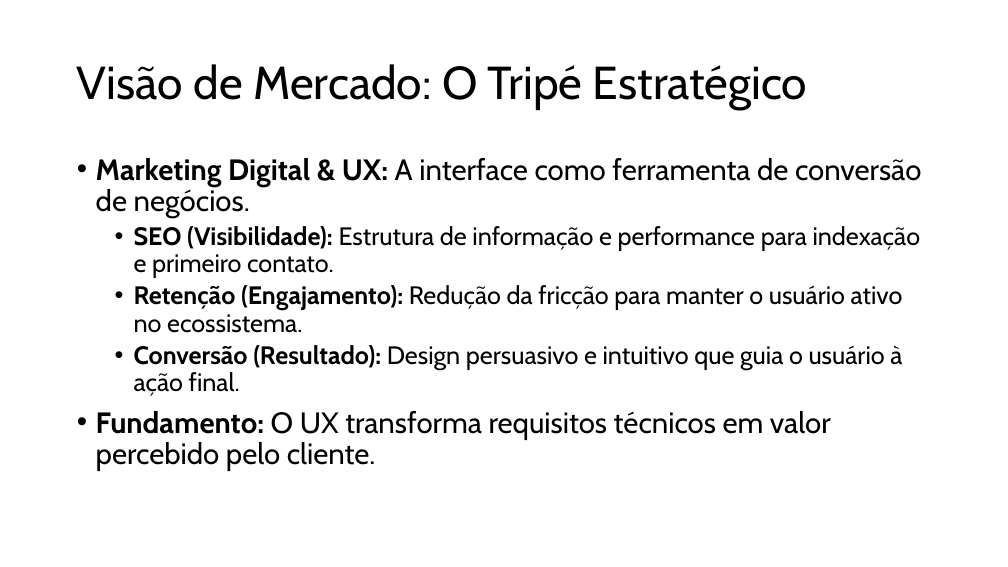
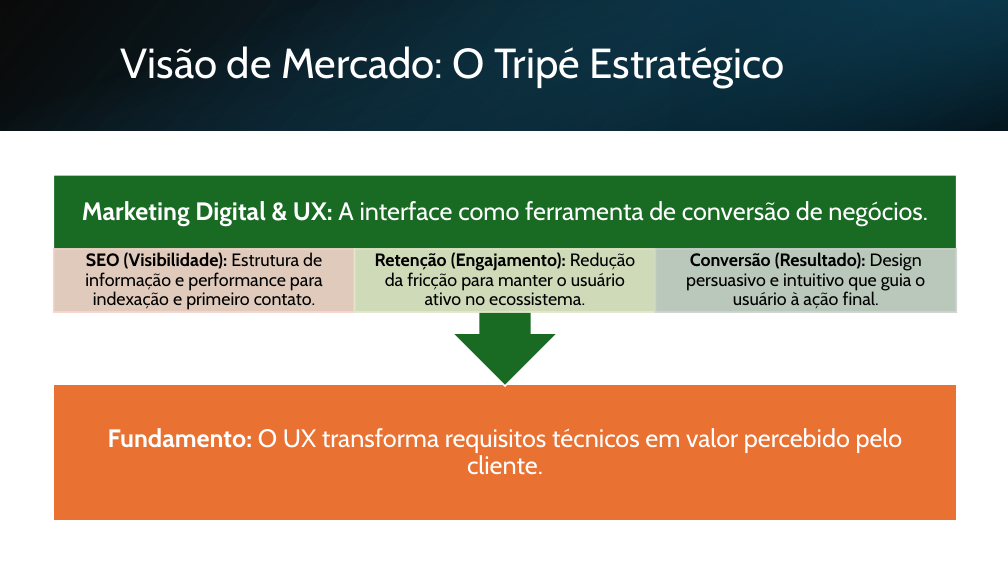
Before and after one commit to spositoL/pericia.judicial, a slide deck: slide 3 of documentos/aulas/aula-27-02-2026-expositiva-ergonomia-cognitiva-e-fisica-no-design.pptx. Drawn at 1008x567 pixels with LibreOffice and Linux fonts; fonts in the diff are those of the drawing. Boxes give left, top, right and bottom in pixels: in the first picture for what was removed or moved away, otherwise in the second. Text is boxed around its words. In the diff, an @@ line names an element or a change of style, - is before the commit and + after.

```diff
--- a/documentos/aulas/aula-27-02-2026-expositiva-ergonomia-cognitiva-e-fisica-no-design.pptx
+++ b/documentos/aulas/aula-27-02-2026-expositiva-ergonomia-cognitiva-e-fisica-no-design.pptx
@@ rectangle added at bbox=[0, 0, 1008, 130], fill gradient #000000 to #104862 @@
@@ rectangle added at bbox=[0, 0, 1008, 130], fill gradient #156082 to #000000 @@
@@ title "Visão de Mercado: O Tripé ...": place and size @@
-title "Visão de Mercado: O Tripé ..." at bbox=[77, 64, 807, 110]
+title "Visão de Mercado: O Tripé ..." at bbox=[121, 46, 785, 88]
@@ title "Visão de Mercado: O Tripé ..." at bbox=[121, 46, 785, 88]: size 44 to 40 pt, text colour #000000 to #FFFFFF @@
@@ rectangle added at bbox=[672, 0, 1008, 130], fill gradient #0B3041 to #156082 @@
@@ text removed at bbox=[96, 158, 921, 471] @@
-• Marketing Digital & UX: A interface como ferramenta de conversão de negócios.
-  • SEO (Visibilidade): Estrutura de informação e performance para indexação e primeiro contato.
-  • Retenção (Engajamento): Redução da fricção para manter o usuário ativo no ecossistema.
-  • Conversão (Resultado): Design persuasivo e intuitivo que guia o usuário à ação final.
-• Fundamento: O UX transforma requisitos técnicos em valor percebido pelo cliente.
@@ group added at bbox=[53, 175, 957, 522]: 5 texts, 4 rectangles, 1 up arrow callout @@
+Fundamento: O UX transforma requisitos técnicos em valor percebido pelo cliente.
+Marketing Digital & UX: A interface como ferramenta de conversão de negócios.
+SEO (Visibilidade): Estrutura de informação e performance para indexação e primeiro contato.
+Retenção (Engajamento): Redução da fricção para manter o usuário ativo no ecossistema.
+Conversão (Resultado): Design persuasivo e intuitivo que guia o usuário à ação final.
```
Also in this commit, not shown: 7 other slides changed, 6 slides added, 1 slide removed, 5 other files.
